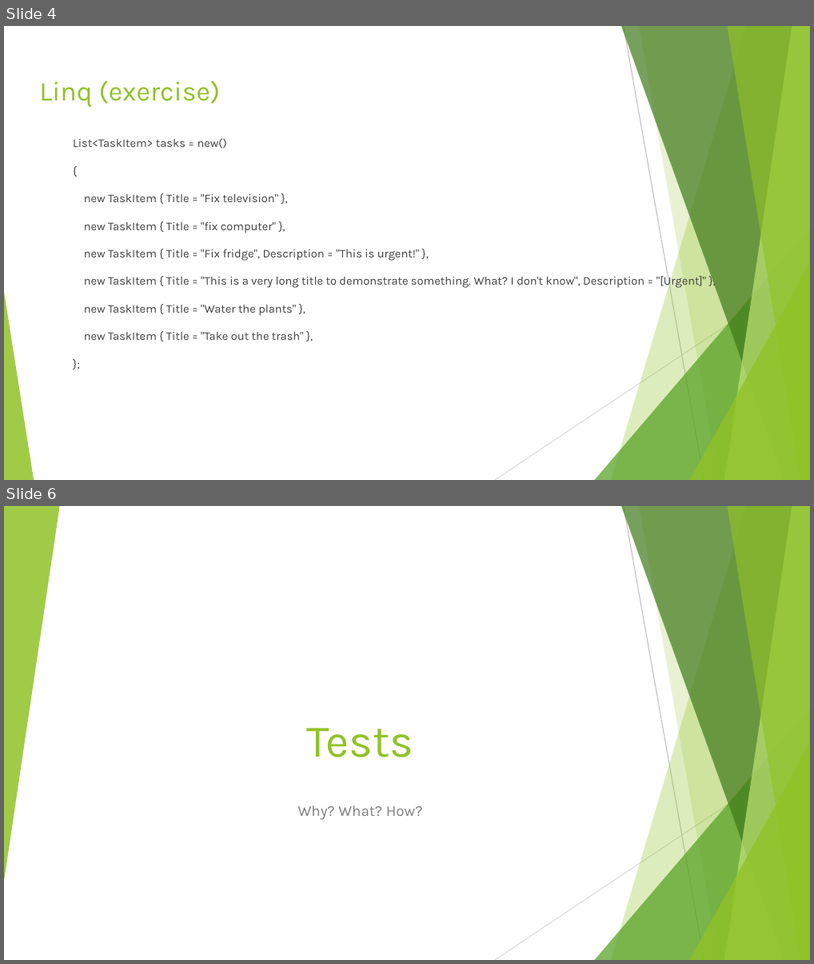
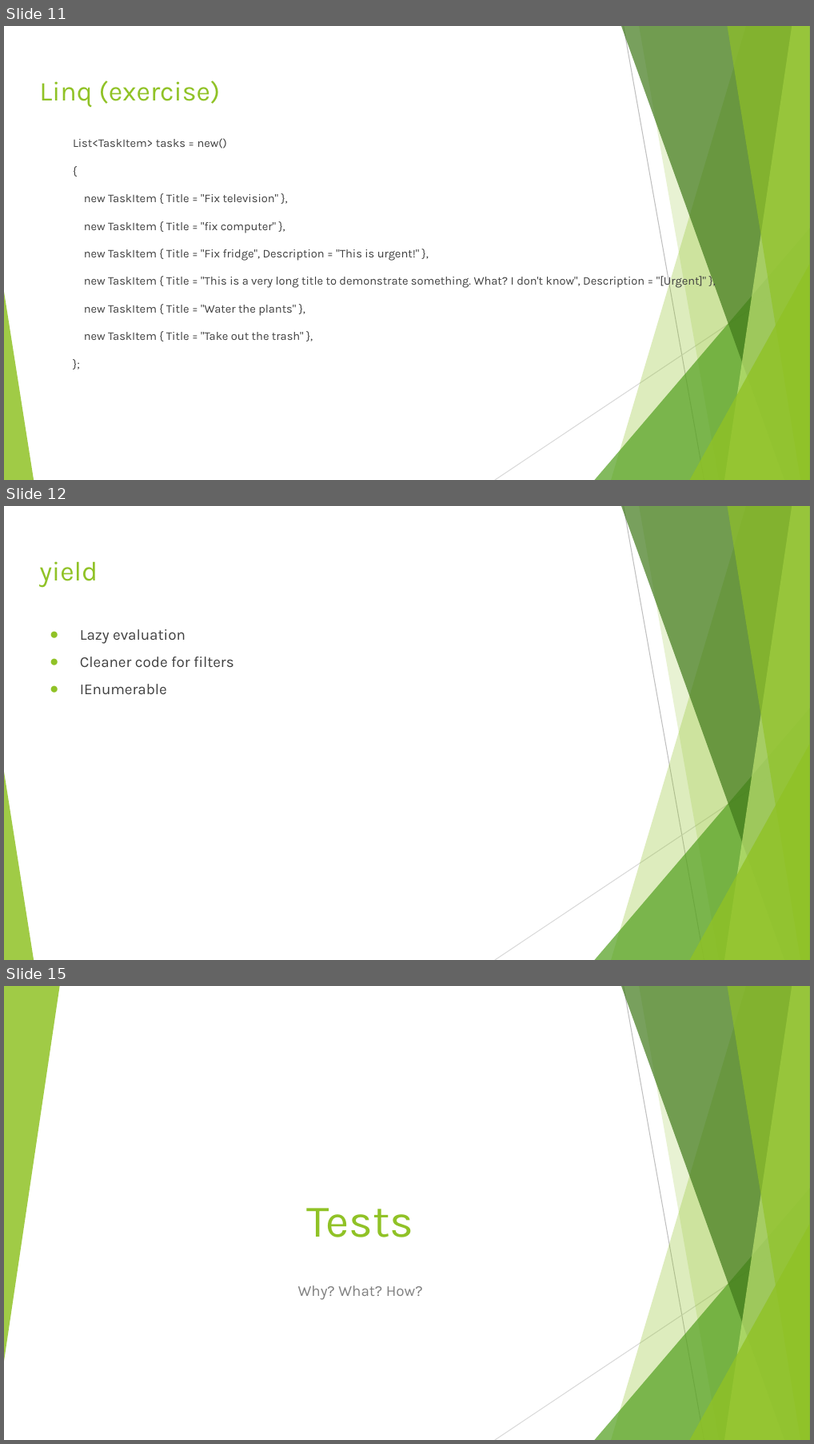
Before and after one commit to javitolin/CSharpWorkshopTodoList, a slide deck: Slides/3. Day 2 - OOP, Unit Tests, Collections.pptx. Shown one above the other, each under a label of ours: slides 4 and 6 before the commit, slides 11, 12 and 15 after it; the slides between them are not shown. The pictures are 814x964 and 814x1444 pixels, drawn with LibreOffice and Linux fonts; fonts in the diff are those of the drawing. Boxes give left, top, right and bottom in pixels: in the first picture for what was removed or moved away, otherwise in the second. Text is boxed around its words. In the diff, an @@ line names an element or a change of style, - is before the commit and + after.

```diff
--- a/Slides/3. Day 2 - OOP, Unit Tests, Collections.pptx
+++ b/Slides/3. Day 2 - OOP, Unit Tests, Collections.pptx
@@ slide 12 added at [4,506,810,960], background #FFFFFF; not listed: 10 template elements that a slide beside it also shows @@
@@ title added at [39,561,98,587], 24.3 pt, text #90C226 @@
+yield
@@ text added at [80,629,234,694], 13.5 pt, text #404040 @@
+● Lazy evaluation
+● Cleaner code for filters
+● IEnumerable
@@ what was slide 4 is now slide 11 @@
@@ what was slide 6 is now slide 15 @@
```
Also in this commit, not shown: 2 slides changed, 9 other slides added, 13 other files.
